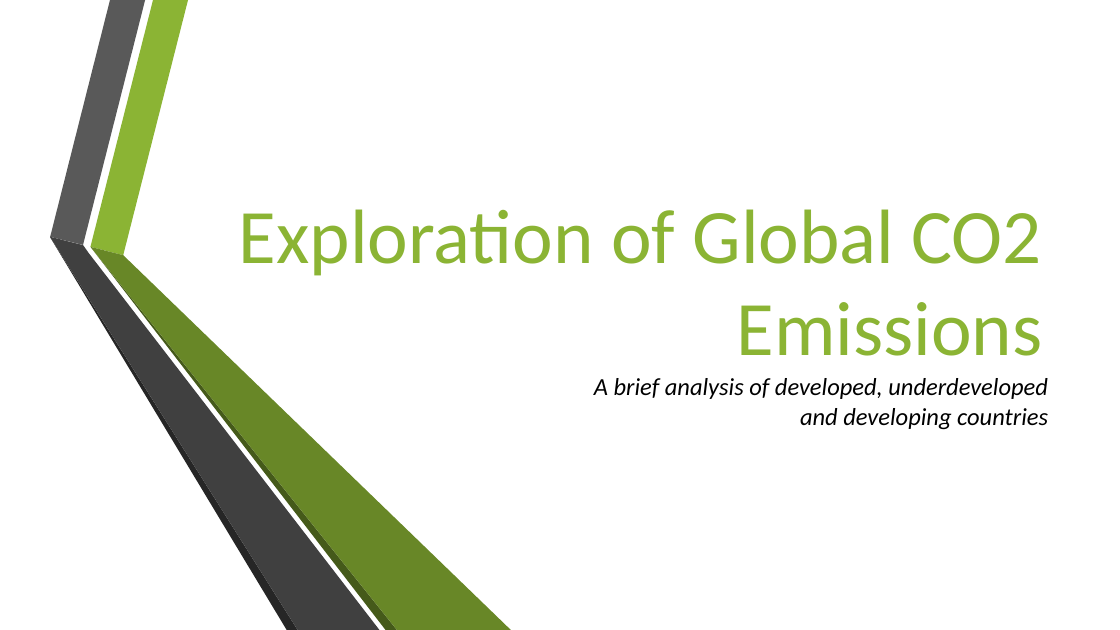
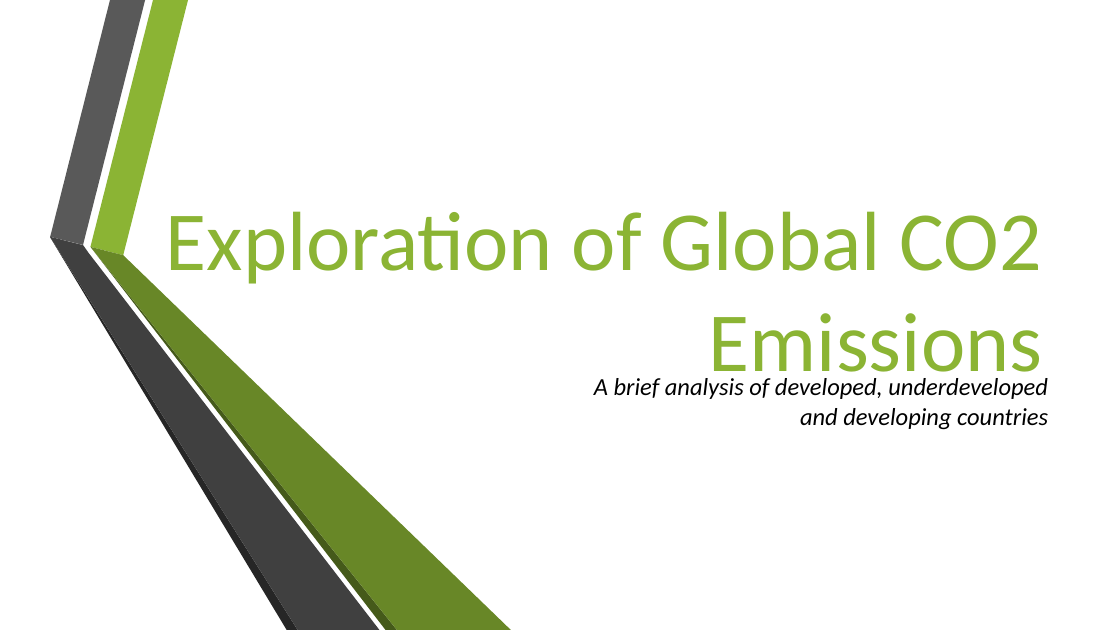
Before and after one commit to au-jr/Group-3-Project-3, a slide deck: slide 1 of Presentation.pptx. Drawn at 1120x630 pixels with LibreOffice and Linux fonts; fonts in the diff are those of the drawing; background and template pictures are left out. Boxes give left, top, right and bottom in pixels: in the first picture for what was removed or moved away, otherwise in the second. Text is boxed around its words. In the diff, an @@ line names an element or a change of style, - is before the commit and + after.

```diff
--- a/Presentation.pptx
+++ b/Presentation.pptx
@@ text "Exploration of Global CO2 Emissions": place and size @@
-text "Exploration of Global CO2 Emissions" at [239, 209, 1043, 356]
+text "Exploration of Global CO2 Emissions" at [166, 211, 1042, 390]
@@ text "Exploration of Global CO2 Emissions" at [166, 211, 1042, 390]: size 66 to 72 pt @@
```
Also in this commit, not shown: 3 other slides changed, 2 slides added, 2 slides removed, 1 other file.
